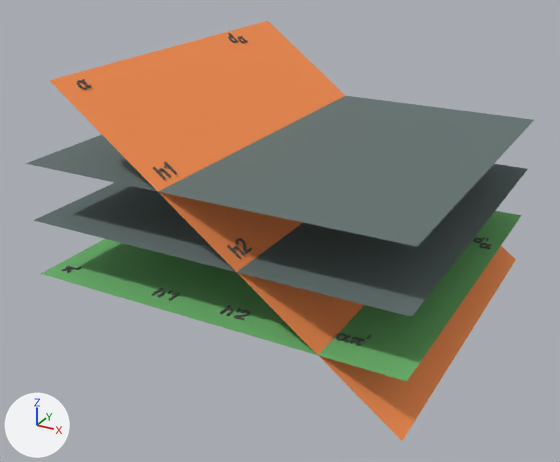
A saved change to the glTF model vr/reta_declive.glb.
Both versions are drawn from a 50 mm lens placed at (2.4, -4.53, 1.92), pointed at (0.03, -0.2, -0.24). The lights are fixed; the arrows at lower left show +X, +Y and +Z. Where no turn or scale is listed for an object, it has been applied to the vertices. Vertices at the same position are counted once.

The first picture shows 'ap', 'h1', 'p', 'root'.
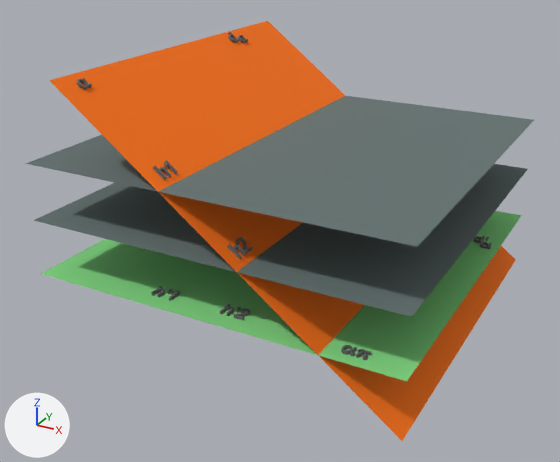
The edits, one by one:
Material '0068_LightGreen' (mat_0068_lightgreen) changes colour from green #71bb71 to green #85dc85; in linear values from (0.164, 0.499, 0.164) to (0.235, 0.716, 0.235).
Material '0020_Red' (mat_0020_red) changes colour from orange #ff9654 to orange #ff7600; in linear values from (1.0, 0.307, 0.0892) to (1.0, 0.18, 0.0).
me_mesh_1 is used by ob_h1; location (0.0, 0.0, 0.0).
me_mesh_1 had 80 vertices, 152 faces and spanned x -0.2787..-0.1937, y -1.1692..-1.0506, z 0.3988..0.466.
me_mesh_1 now has 80 vertices, 152 faces and spans x -0.2787..-0.1877, y -1.1692..-1.0506, z 0.3988..0.474.
Part 1, on me_mesh_1:
12 vertices are removed from x -0.2724..-0.1937, y -1.1692..-1.0774, z 0.4068..0.4658.
55 faces are deleted.
28 vertices in x -0.2727..-0.1937, y -1.1692..-1.0506, z 0.4068..0.466 move by (0.006, 0.0, 0.008).
12 new vertices lie (0.012, 0.0, 0.016) away from vertices in x -0.2784..-0.1997, y -1.1692..-1.0774, z 0.3988..0.4578.
55 new faces join them.
me_mesh_7 has 240 vertices, 476 faces and spans x 0.858..1.017, y -1.087..-1.019, z -0.39..-0.38.
me_mesh_7 is used by ob_ap; location (0.0, 0.0, 0.0).
me_mesh_7 part 2: the whole mesh is scaled about its middle by (1, 1, 2), then moved by (0.086, -0.114, 0.005).
Object 'p' (ob_p) is deleted.

Changed parts and their boxes [x1, y1, x2, y2] in the pictures (560 x 462 px):
'root', recoloured: [41, 21, 522, 441] in both
'ap', mesh rescaled (14% taller): before [336, 333, 365, 346]; after [341, 345, 371, 360]
'h1', reshaped: before [153, 161, 177, 180]; after [153, 160, 178, 180]
'p', deleted: before [62, 266, 76, 273]
